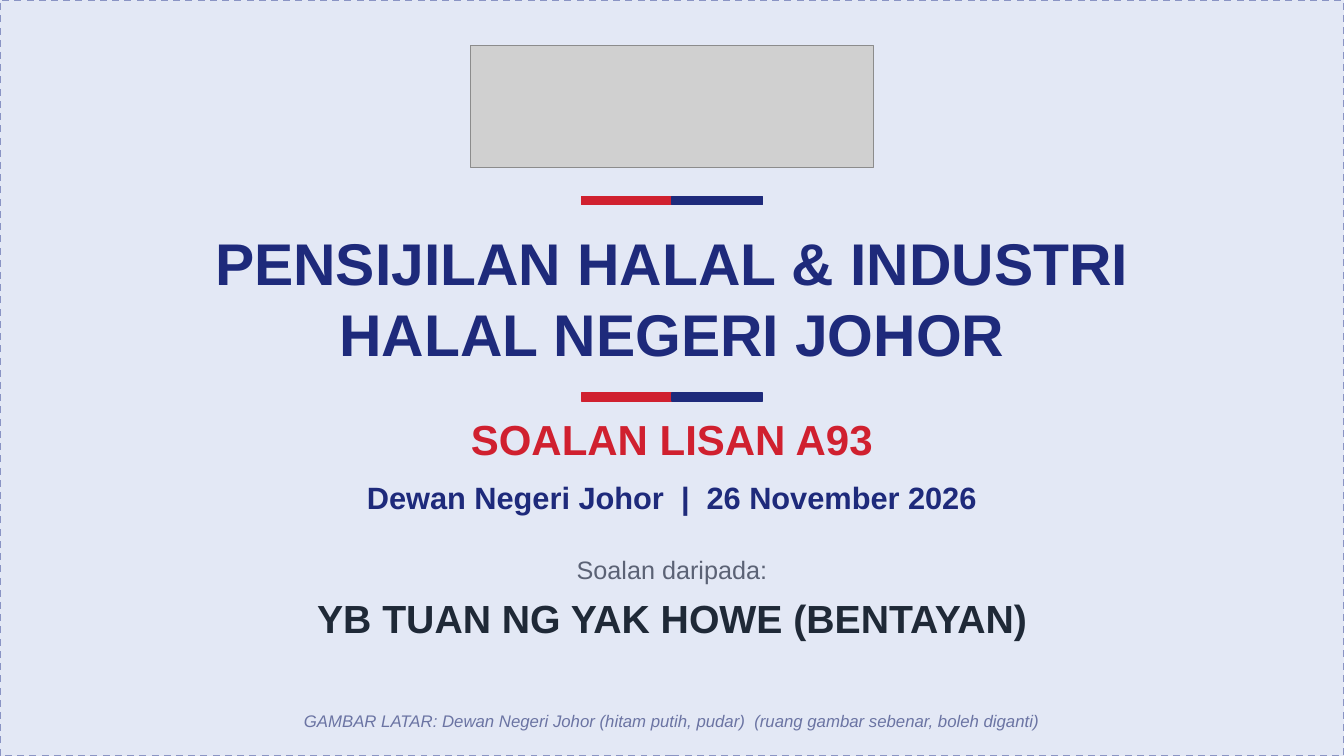
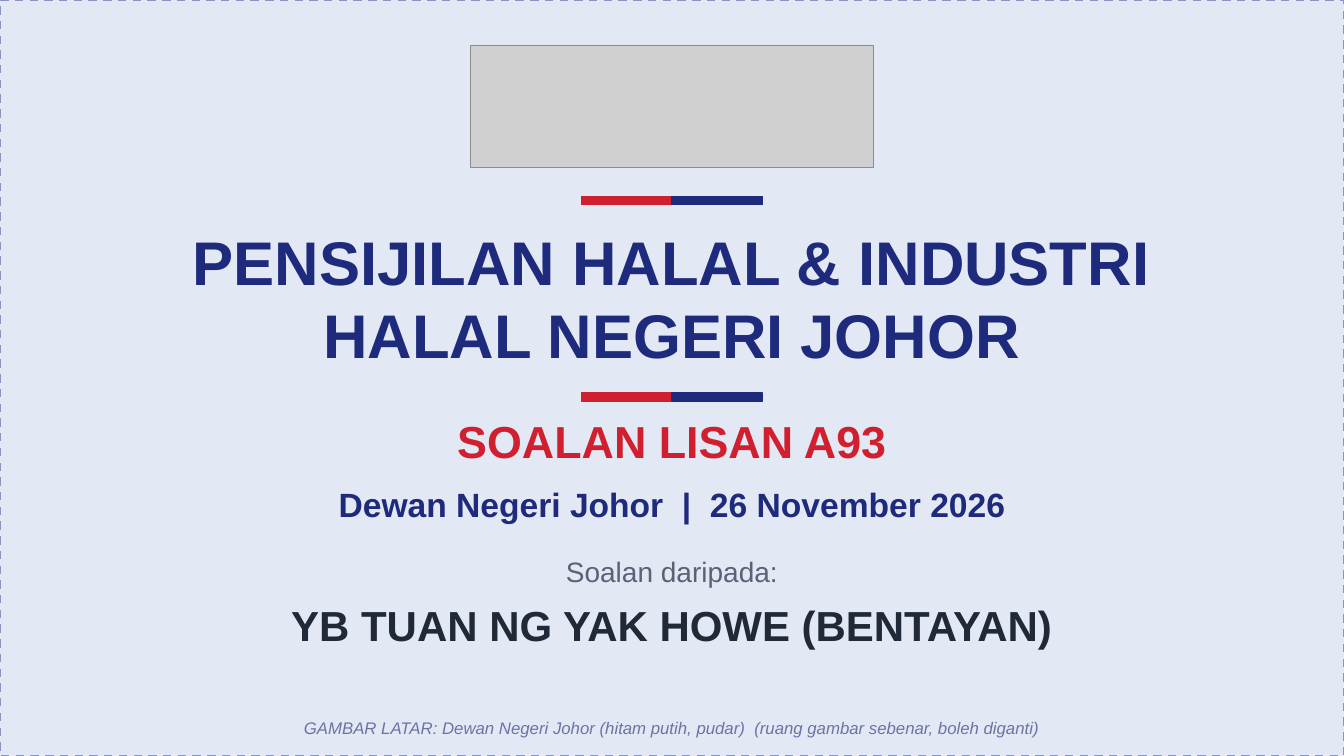
Before and after one commit to nawaljoe/Nawal, a slide deck: slide 1 of slides/A93_Halal_Johor_16x9.pptx. Drawn at 1344x756 pixels with LibreOffice and Linux fonts; fonts in the diff are those of the drawing; grey boxes stand for pictures. Boxes give left, top, right and bottom in pixels: in the first picture for what was removed or moved away, otherwise in the second. Text is boxed around its words. In the diff, an @@ line names an element or a change of style, - is before the commit and + after.

```diff
--- a/slides/A93_Halal_Johor_16x9.pptx
+++ b/slides/A93_Halal_Johor_16x9.pptx
@@ rectangle at <box>0,0,1344,756</box>: outline #8A94C4 1.25 pt dashed to #8A94C4 1.5 pt dashed @@
@@ text "PENSIJILAN HALAL & INDUSTRI HALAL ..." at <box>193,242,1149,359</box>: size 42 to 44 pt @@
@@ text "SOALAN LISAN A93" at <box>457,426,886,459</box>: size 30 to 32 pt @@
@@ text "Dewan Negeri Johor | 26 ..." at <box>339,492,1005,524</box>: size 22 to 24 pt @@
@@ text "Soalan daripada:" at <box>566,561,778,587</box>: size 18 to 20 pt @@
@@ text "YB TUAN NG YAK HOWE ..." at <box>291,610,1052,650</box>: size 28 to 30 pt @@
@@ text "GAMBAR LATAR: Dewan Negeri Johor ...": place and size @@
-text "GAMBAR LATAR: Dewan Negeri Johor ..." at <box>304,715,1039,731</box>
+text "GAMBAR LATAR: Dewan Negeri Johor ..." at <box>304,722,1039,738</box>
```
Also in this commit, not shown: 19 other slides changed, 16 slides added, 3 slides removed, 2 other files.
